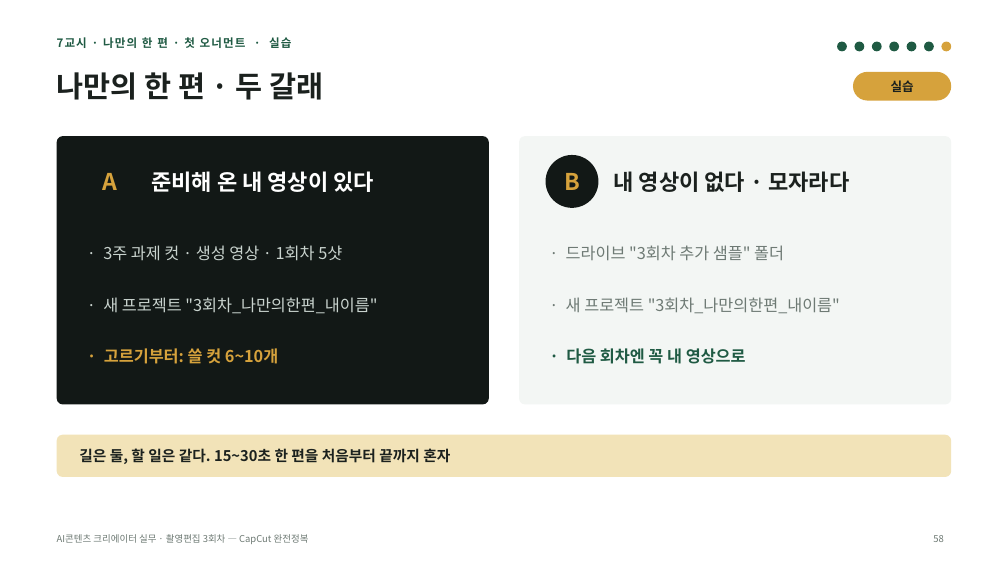
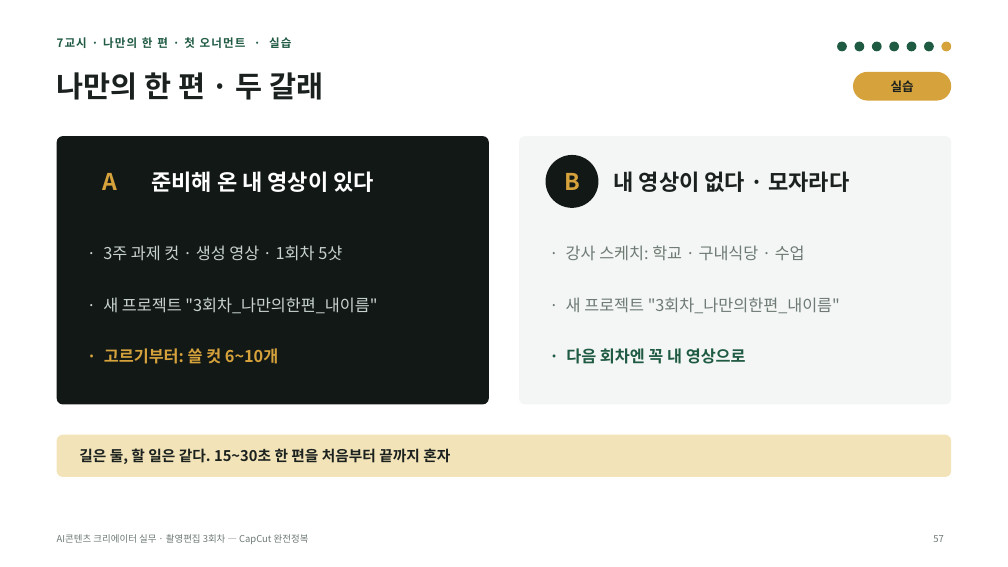
Before and after one commit to yujida/MARUBIT, a slide deck: slide 57 of lectures/03/3회차_CapCut완전정복_슬라이드.pptx (slide 58 before the commit). Drawn at 1008x567 pixels with LibreOffice and Linux fonts; fonts in the diff are those of the drawing. Boxes give left, top, right and bottom in pixels: in the first picture for what was removed or moved away, otherwise in the second. Text is boxed around its words. In the diff, an @@ line names an element or a change of style, - is before the commit and + after.

```diff
--- a/lectures/03/3회차_CapCut완전정복_슬라이드.pptx
+++ b/lectures/03/3회차_CapCut완전정복_슬라이드.pptx
@@ text at box(566, 245, 805, 260): text changed @@
-· 드라이브 "3회차 추가 샘플" 폴더
+· 강사 스케치: 학교 · 구내식당 · 수업
@@ page number at box(933, 535, 943, 542): text changed @@
-58
+57
```
Also in this commit, not shown: 3 other slides changed, 1 slide removed, 1 other file.
